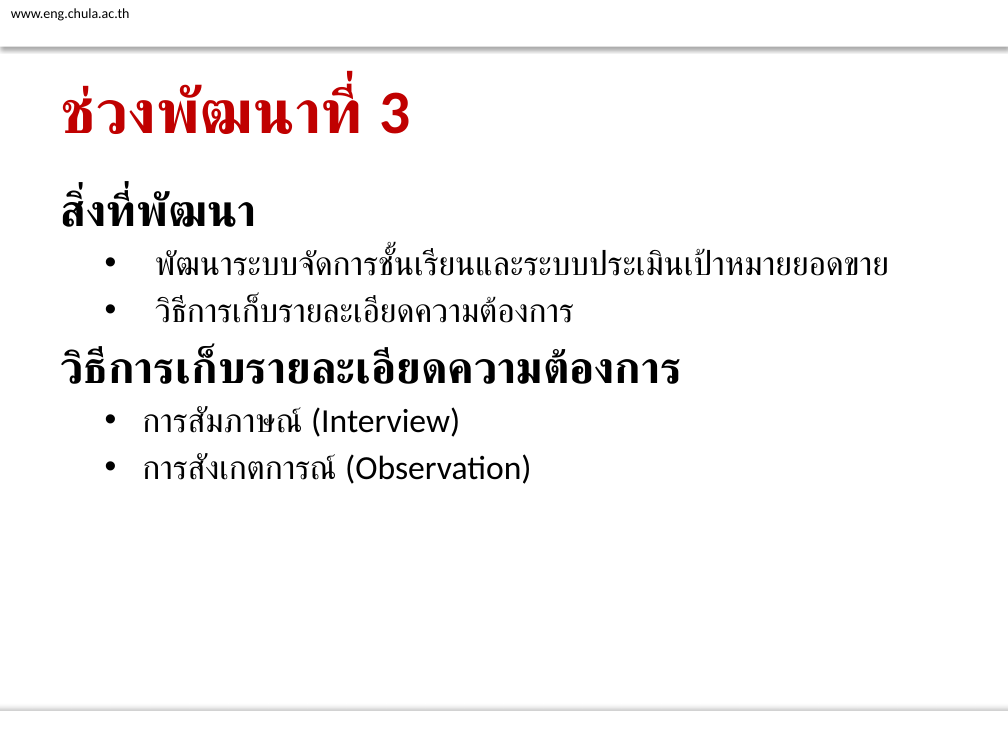
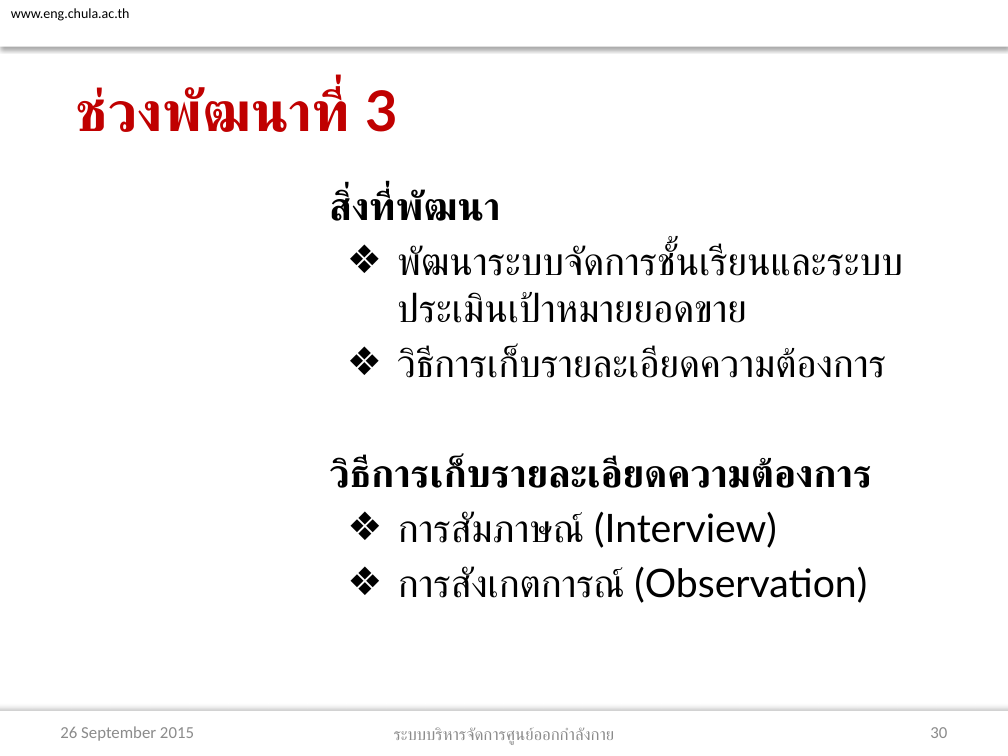
Before and after one commit to atadeesom/BubbleBeeDoc, a slide deck: slide 30 of Proposal/Final/Presentation R1.pptx (slide 29 before the commit). Drawn at 1008x756 pixels with LibreOffice and Linux fonts; fonts in the diff are those of the drawing; background and template pictures are left out. Boxes give left, top, right and bottom in pixels: in the first picture for what was removed or moved away, otherwise in the second. Text is boxed around its words. In the diff, an @@ line names an element or a change of style, - is before the commit and + after.

```diff
--- a/Proposal/Final/Presentation R1.pptx
+++ b/Proposal/Final/Presentation R1.pptx
@@ title "ช่วงพัฒนาที่ 3" at [76, 87, 398, 132]: size 44 to 40 pt, font Calibri to Lato @@
@@ text "สิ่งที่พัฒนา": place and size @@
-text "สิ่งที่พัฒนา" at [60, 191, 889, 484]
+text "สิ่งที่พัฒนา" at [329, 189, 903, 603]
@@ text "สิ่งที่พัฒนา" at [329, 189, 903, 603]: size 32 to 28 pt in "สิ่งที่พัฒนา", "วิธีการเก็บรายละเอียดความต้องการ"; font Calibri to Lato; size 24 to 28 pt in "พัฒนาระบบจัดการชั้นเรียนและระบบประเมินเป้าหมายยอดขาย", "วิธีการเก็บรายละเอียดความต้องการ", "การสัมภาษณ์ (Interview)", "การสังเกตการณ์ (Observation)"; indent changed; bullet • to ❖ @@
@@ text added at [60, 726, 194, 741], 12 pt, text #8C8C8C @@
+26 September 2015
@@ text added at [394, 727, 615, 745], 12 pt, text #8C8C8C @@
+ระบบบริหารจัดการศูนย์ออกกำลังกาย
@@ page number added at [930, 727, 947, 738], 12 pt, text #8C8C8C @@
+30
```
Also in this commit, not shown: 29 other slides changed, 6 slides added, 6 slides removed.
